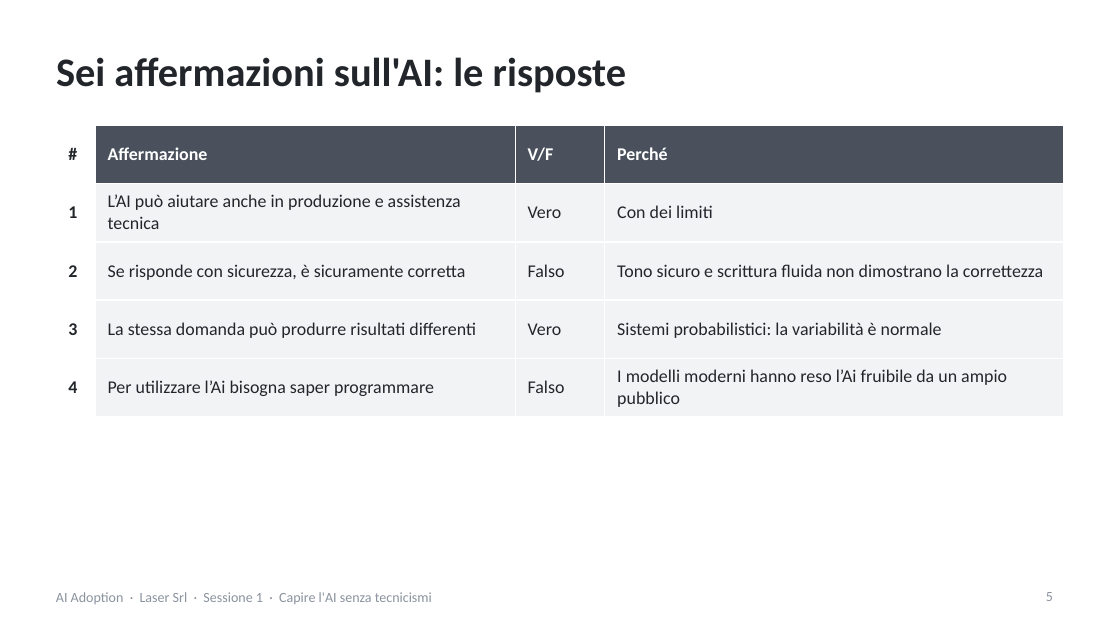
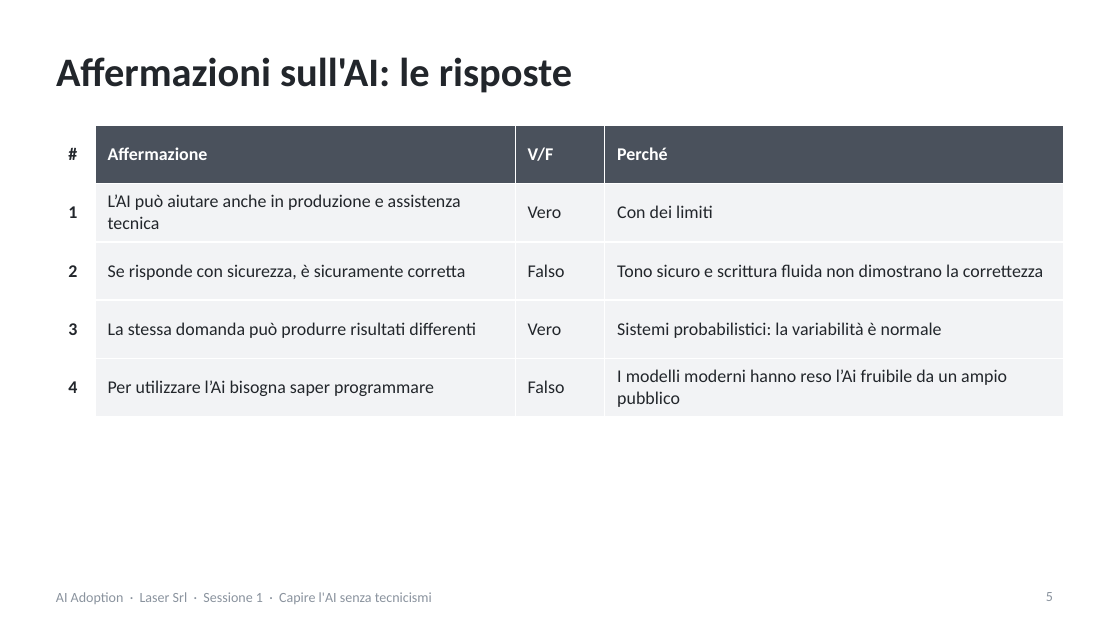
Before and after one commit to NetAi-IT/Formazione-AI-Literacy-Official, a slide deck: slide 5 of Formazioni/2026-10_LaserSrl_AI_Adoption/slide/Sessione1_slide_nuove_Laser.pptx. Drawn at 1120x630 pixels with LibreOffice and Linux fonts; fonts in the diff are those of the drawing. Boxes give left, top, right and bottom in pixels: in the first picture for what was removed or moved away, otherwise in the second. Text is boxed around its words. In the diff, an @@ line names an element or a change of style, - is before the commit and + after.

```diff
--- a/Formazioni/2026-10_LaserSrl_AI_Adoption/slide/Sessione1_slide_nuove_Laser.pptx
+++ b/Formazioni/2026-10_LaserSrl_AI_Adoption/slide/Sessione1_slide_nuove_Laser.pptx
@@ title at (x1=56, y1=57, x2=572, y2=93): text changed @@
-Sei affermazioni sull'AI: le risposte
+Affermazioni sull'AI: le risposte
```
Also in this commit, not shown: 13 other slides changed, 1 slide added, 2 other files.
